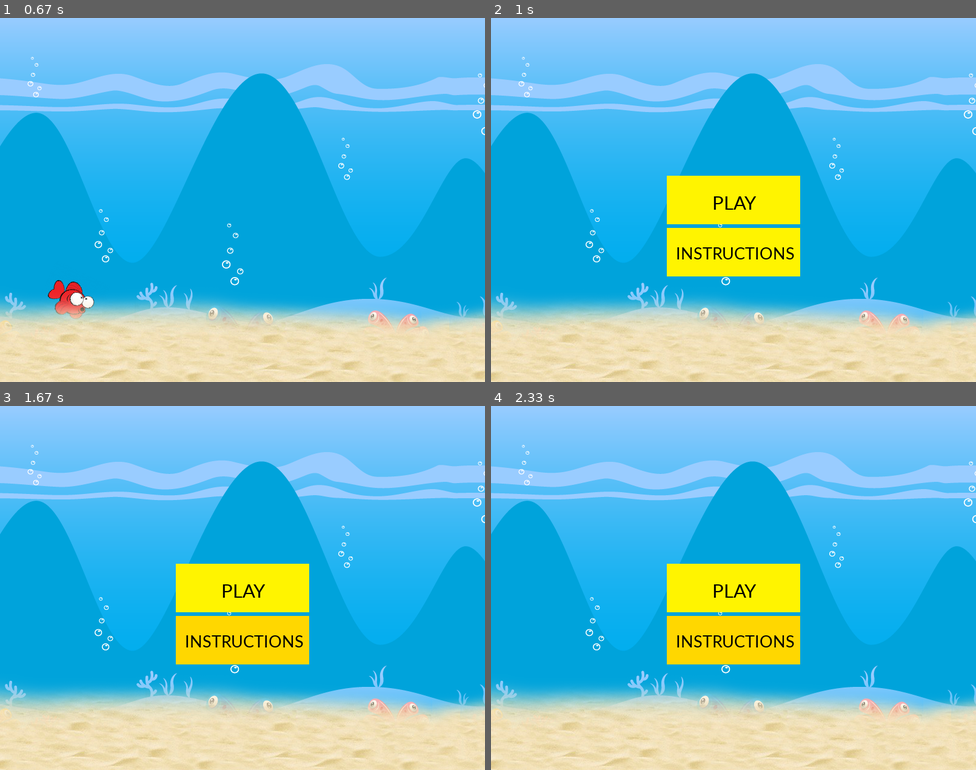
Above: before the commit, frames 1-4 (two rows, left to right).
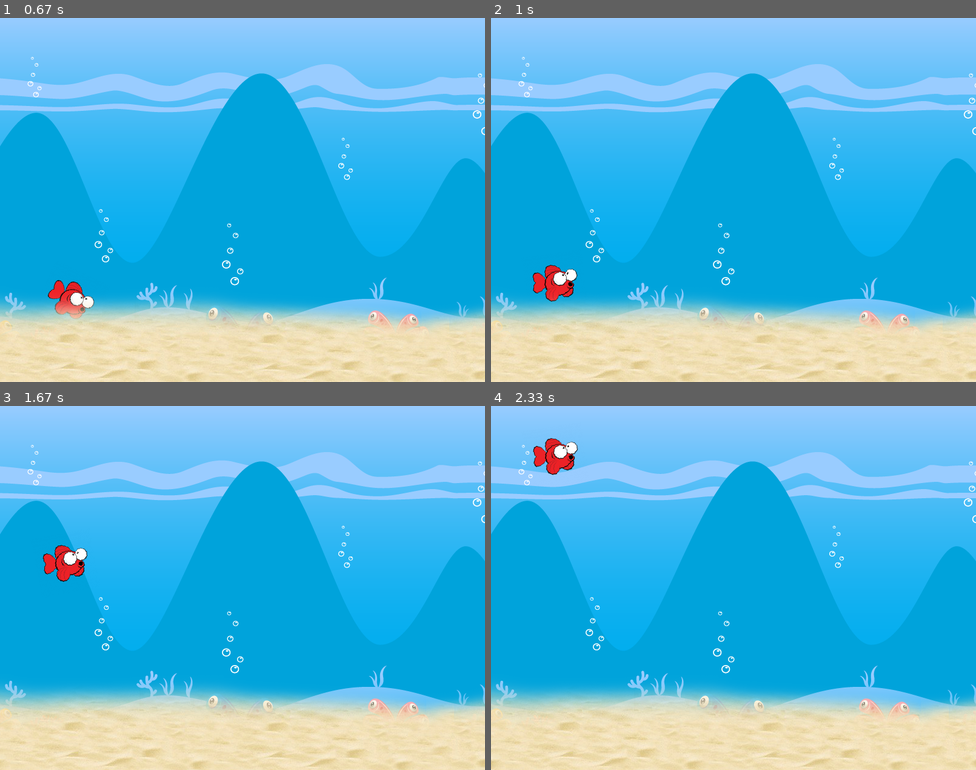
Above: after the commit, the same moments.

Repository: okandiah/Project
Game: pygame game, started from FlappyFish.py
Same seed, same stepped clock (60 frames per second), same inputs: the game is played once before the commit and once after it.
Inputs (mouse positions are in pixels of both pictures, inside the frame that each line leads up to):
- Up to frame 1 (0.67 s): click (242, 200) at 0.38 s
- Up to frame 2 (1 s): click (617, 203) at 0.72 s
- Up to frame 3 (1.67 s): click (92, 675) at 1.05 s; click (300, 620) at 1.38 s
- Up to frame 4 (2.33 s): click (617, 515) at 1.72 s; click (738, 624) at 2.05 s

Frame 1 is identical in both runs. In frame 2, 8.6% of the frame differs, in the area x 0-100%, y 43-100%; in frame 3, 8.3%; in frame 4, 8.0%.

Commit message:
undo clean

Diff:
--- a/FlappyFish.py
+++ b/FlappyFish.py
@@ -2,7 +2,6 @@
 from pygame.locals import *
 import random
 import sys
-from Classes import Fishy
 
 pygame.init()
 
@@ -22,9 +21,51 @@
 screen = pygame.display.set_mode(size)
 screen.blit(background, (0, 0))
 
+
+class Fishy(pygame.sprite.Sprite):
+    def __init__(self, x, y):  # Fix: Corrected the typo here
+        pygame.sprite.Sprite.__init__(self)
+        self.images = []
+        self.index = 0
+        self.counter = 0
+        for num in range(1, 4):
+            fishy = pygame.image.load(f'fishy{num}.png')
+            self.images.append(fishy)
+        self.image = self.images[self.index]
+        self.rect = self.image.get_rect()
+        self.rect.center = [x, y]
+        self.vel=0
+        self.clicked=False
+
+    def update(self):
+        if swimming == True:
+            #jump fishy
+            self.vel +=0.5
+            if self.vel > 8:
+                self.vel=8
+        else:
+            self.vel += 0.5
+            if self.vel<8:
+                self.vel=8
+
+			#handle the animation
+        self.counter += 1
+        swim_cooldown = 5
+
+        if self.counter > swim_cooldown:
+            self.counter = 0
+            self.index += 1
+            if self.index >= len(self.images):
+                self.index = 0
+                self.image = self.images[self.index]
+            #rotate bird
+            self.image = pygame.transform.rotate(self.images[self.index], self.vel * -2)
+
+
 fishy_group = pygame.sprite.Group()
 swimmy = Fishy(100, height/2)
 fishy_group.add(swimmy)
+
 
 # ... (your existing code)
 
@@ -43,7 +84,7 @@
         background_scroll -= scroll_speed
         #has fish hit top
         if fishy_group.sprites()[0].rect.top <=-30:
-            fishy_group.sprites()[0].rect.top = height
+            fishy_group.sprites()[0].rect.bottom = height
             game_over = True
         #has fish hit ground
         if fishy_group.sprites()[0].rect.bottom < height:
@@ -70,7 +111,7 @@
         pygame.display.update()
 
 def main_screen():
-    global run, swimming  # Declare run as global
+    global run  # Declare run as global
     color = (0, 0, 0)
     title_colour = (124, 252, 0)
     color_light = (255, 215, 0)
